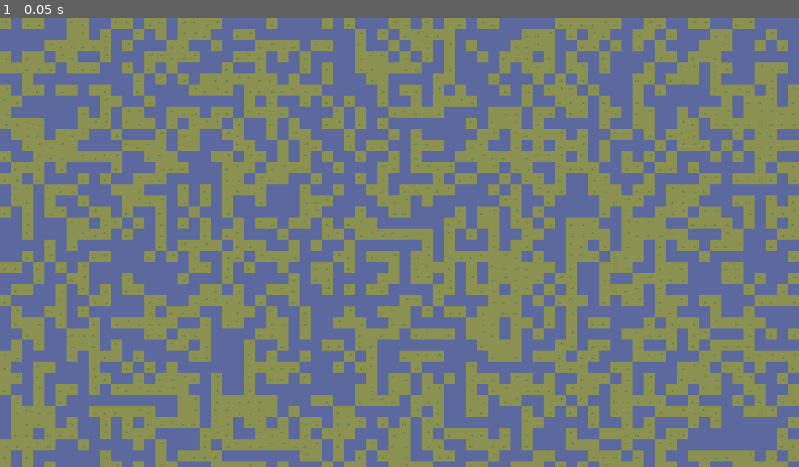
Above: before the commit, frame 1.
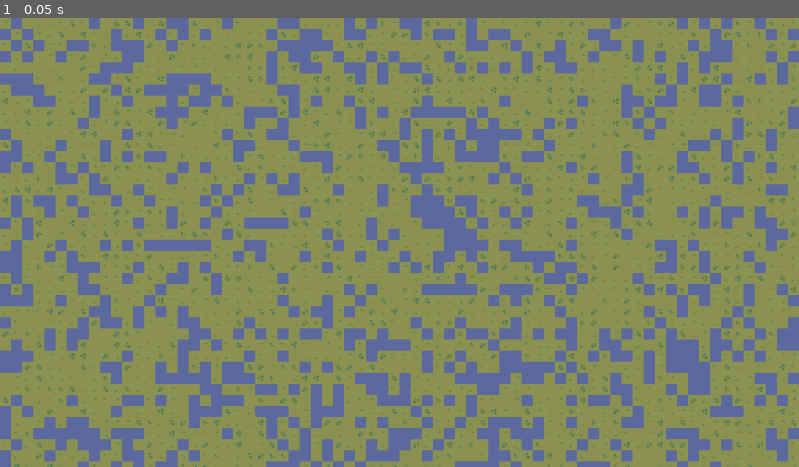
Above: after the commit, the same moment.

Repository: lewis785/ludum-dare-53
Game: Godot game, scene res://scenes/map/map.tscn
Two runs of this game, one before a commit and one after it. Both use one fixed random seed, a clock stepped at 60 frames per second and the inputs below. This scene is started directly instead of the project's main scene.
Inputs:
- Up to frame 1 (0.05 s): no input

The runs differ from the first frame. In frame 1, 52% of the frame differs, in the area x 0-100%, y 0-100%.

Commit message:
Updated Map Generation Logic

Diff:
--- a/scenes/map/map.tscn
+++ b/scenes/map/map.tscn
@@ -13,9 +13,49 @@
 6:1/0 = 0
 7:1/0 = 0
 8:1/0 = 0
+8:1/0/terrain_set = 0
+8:1/0/terrain = 0
+8:1/0/terrains_peering_bit/right_side = 0
+8:1/0/terrains_peering_bit/bottom_right_corner = 0
+8:1/0/terrains_peering_bit/bottom_side = 0
+8:1/0/terrains_peering_bit/bottom_left_corner = 0
+8:1/0/terrains_peering_bit/left_side = 0
+8:1/0/terrains_peering_bit/top_left_corner = 0
+8:1/0/terrains_peering_bit/top_side = 0
+8:1/0/terrains_peering_bit/top_right_corner = 0
 9:1/0 = 0
+9:1/0/terrain_set = 0
+9:1/0/terrain = 0
+9:1/0/terrains_peering_bit/right_side = 0
+9:1/0/terrains_peering_bit/bottom_right_corner = 0
+9:1/0/terrains_peering_bit/bottom_side = 0
+9:1/0/terrains_peering_bit/bottom_left_corner = 0
+9:1/0/terrains_peering_bit/left_side = 0
+9:1/0/terrains_peering_bit/top_left_corner = 0
+9:1/0/terrains_peering_bit/top_side = 0
+9:1/0/terrains_peering_bit/top_right_corner = 0
 10:1/0 = 0
+10:1/0/terrain_set = 0
+10:1/0/terrain = 0
+10:1/0/terrains_peering_bit/right_side = 0
+10:1/0/terrains_peering_bit/bottom_right_corner = 0
+10:1/0/terrains_peering_bit/bottom_side = 0
+10:1/0/terrains_peering_bit/bottom_left_corner = 0
+10:1/0/terrains_peering_bit/left_side = 0
+10:1/0/terrains_peering_bit/top_left_corner = 0
+10:1/0/terrains_peering_bit/top_side = 0
+10:1/0/terrains_peering_bit/top_right_corner = 0
 11:1/0 = 0
+11:1/0/terrain_set = 0
+11:1/0/terrain = 0
+11:1/0/terrains_peering_bit/right_side = 0
+11:1/0/terrains_peering_bit/bottom_right_corner = 0
+11:1/0/terrains_peering_bit/bottom_side = 0
+11:1/0/terrains_peering_bit/bottom_left_corner = 0
+11:1/0/terrains_peering_bit/left_side = 0
+11:1/0/terrains_peering_bit/top_left_corner = 0
+11:1/0/terrains_peering_bit/top_side = 0
+11:1/0/terrains_peering_bit/top_right_corner = 0
 16:1/0 = 0
 17:1/0 = 0
 18:1/0 = 0
@@ -28,8 +68,29 @@
 5:2/0 = 0
 6:2/0 = 0
 7:2/0 = 0
+7:2/0/terrain_set = 0
 8:2/0 = 0
+8:2/0/terrain_set = 0
+8:2/0/terrain = 0
+8:2/0/terrains_peering_bit/right_side = 0
+8:2/0/terrains_peering_bit/bottom_right_corner = 0
+8:2/0/terrains_peering_bit/bottom_side = 0
+8:2/0/terrains_peering_bit/bottom_left_corner = 0
+8:2/0/terrains_peering_bit/left_side = 0
+8:2/0/terrains_peering_bit/top_left_corner = 0
+8:2/0/terrains_peering_bit/top_side = 0
+8:2/0/terrains_peering_bit/top_right_corner = 0
 9:2/0 = 0
+9:2/0/terrain_set = 0
+9:2/0/terrain = 0
+9:2/0/terrains_peering_bit/right_side = 0
+9:2/0/terrains_peering_bit/bottom_right_corner = 0
+9:2/0/terrains_peering_bit/bottom_side = 0
+9:2/0/terrains_peering_bit/bottom_left_corner = 0
+9:2/0/terrains_peering_bit/left_side = 0
+9:2/0/terrains_peering_bit/top_left_corner = 0
+9:2/0/terrains_peering_bit/top_side = 0
+9:2/0/terrains_peering_bit/top_right_corner = 0
 10:2/0 = 0
 10:2/0/terrain_set = 0
 10:2/0/terrain = 0
@@ -145,6 +206,16 @@
 20:5/0 = 0
 1:6/0 = 0
 2:6/0 = 0
+2:6/0/terrain_set = 0
+2:6/0/terrain = 0
+2:6/0/terrains_peering_bit/right_side = 0
+2:6/0/terrains_peering_bit/bottom_right_corner = 0
+2:6/0/terrains_peering_bit/bottom_side = 0
+2:6/0/terrains_peering_bit/bottom_left_corner = 0
+2:6/0/terrains_peering_bit/left_side = 0
+2:6/0/terrains_peering_bit/top_left_corner = 0
+2:6/0/terrains_peering_bit/top_side = 0
+2:6/0/terrains_peering_bit/top_right_corner = 0
 3:6/0 = 0
 4:6/0 = 0
 5:6/0 = 0
--- a/scenes/map/terrain_gen.gd
+++ b/scenes/map/terrain_gen.gd
@@ -3,19 +3,38 @@
 @onready var tilemap := $TileMap
 @export var width := 100
 @export var height := 80
+@export var noise_gate := 0.8
+
+var noise_map = []
 
 # Called when the node enters the scene tree for the first time.
 func _ready():
+	generate_noise_map()
 	generate_map()
 	fill_map()
-	print("done")
+	#recalculate_map()
+	print("Map Generated")
+
+func generate_noise_map():
+	for x in width:
+		noise_map.append([])
+		noise_map[x] = []
+		for y in height:
+			var nx = x/width - 0.5
+			var ny = y/height - 0.5
+			noise_map[x].append([])
+			noise_map[x][y] = noise(nx, ny)
+
+func noise(nx, ny):
+	return randf()
 
 func generate_map():
 	for x in width:
 		for y in height:
-			tilemap.set_cell(0, Vector2i(x,y),0)
+			tilemap.set_cell(0, Vector2i(x,y),1)
 
 func fill_map():
+	var terrain_count = tilemap.tile_set.get_terrain_sets_count()
 	for x in width:
 		for y in height:
 			var list_of_tiles = [Vector2i(x-1,y-1),Vector2i(x,y-1),Vector2i(x+1,y-1)
@@ -23,6 +42,33 @@
 								,Vector2i(x-1,y+1),Vector2i(x,y+1),Vector2i(x+1,y+1)]
 
 			# Get random terrain
-			var terrain = randi_range(0,tilemap.tile_set.get_terrain_sets_count())
+			var terrain = cell_terrain(x,y)
 
 			tilemap.set_cells_terrain_connect(0, list_of_tiles, 0, terrain, true)
+			#tilemap.set_cells_terrain_connect(0, [Vector2i(x,y)], 0, terrain, true) #Why does this not work???
+
+func recalculate_map():
+	for n in (width*height):
+		var randx = randi_range(0, width)
+		var randy = randi_range(0, height)
+		var terrain = cell_terrain(randx,randy)
+		tilemap.set_cells_terrain_connect(0, [Vector2i(randx, randy)], 0, terrain, true)
+
+
+func cell_terrain(x,y):
+	if randf_range(0,2) > cell_noise(x,y):
+		return 1
+	return 0
+
+func cell_noise(x,y):
+	var noise = 0
+	# Check if neighbour cells are water
+	if x > 1:
+		noise += noise_map[x-1][y]
+	if x < width-1:
+		noise += noise_map[x+1][y]
+	if y < 1:
+		noise += noise_map[x][y-1]
+	if y < height-1:
+		noise += noise_map[x][y+1]
+	return noise
